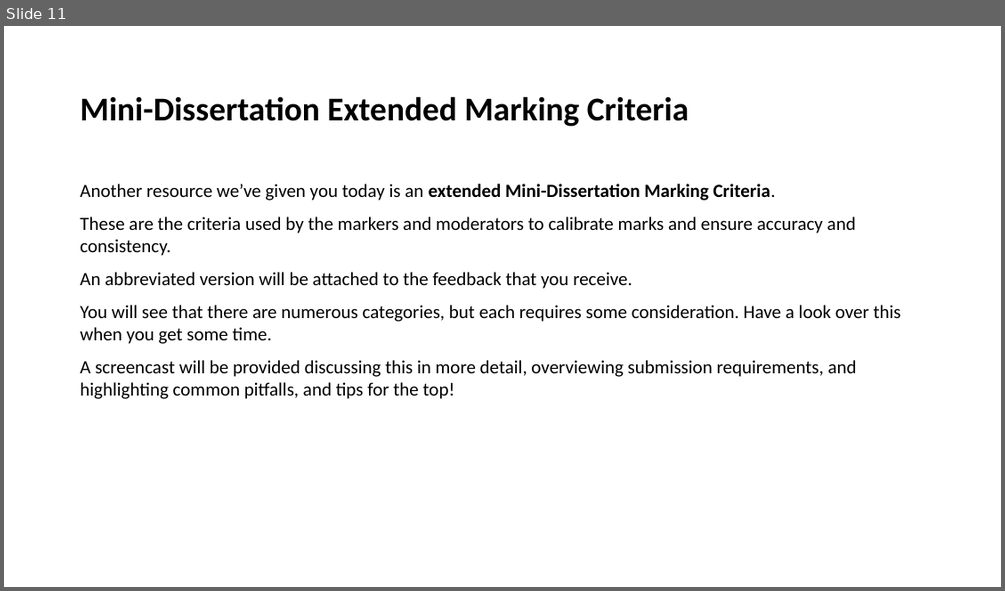
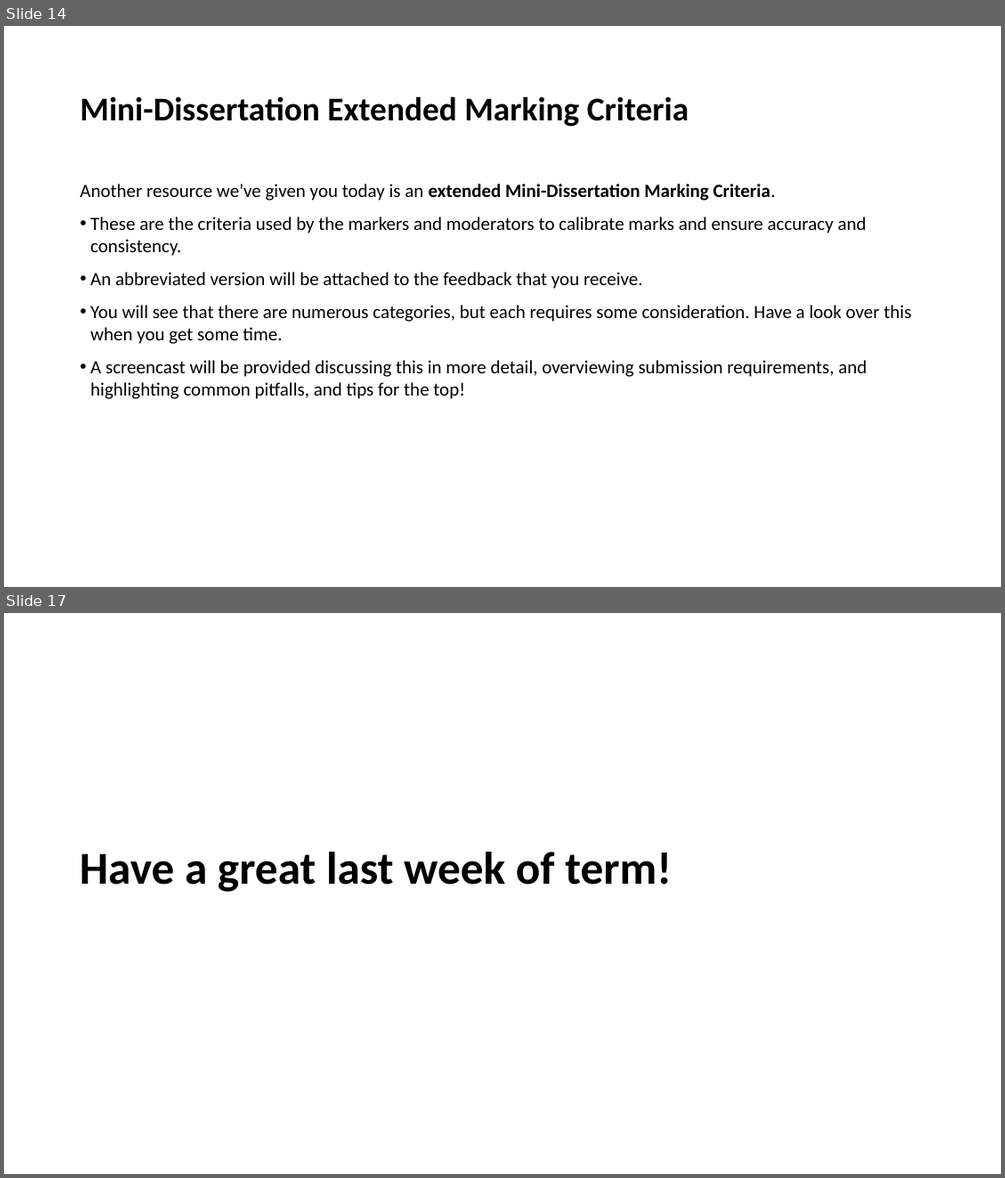
Before and after one commit to LittleMonkeyLab/PS52007Dslides, a slide deck: _site/lectures/Lecture10/Lecture10.pptx. Shown one above the other, each under a label of ours: slide 11 before the commit, slides 14 and 17 after it; the slides between them are not shown. The pictures are 1005x591 and 1005x1178 pixels, drawn with LibreOffice and Linux fonts; fonts in the diff are those of the drawing; background and template pictures are left out. Boxes give left, top, right and bottom in pixels: in the first picture for what was removed or moved away, otherwise in the second. Text is boxed around its words. In the diff, an @@ line names an element or a change of style, - is before the commit and + after.

```diff
--- a/_site/lectures/Lecture10/Lecture10.pptx
+++ b/_site/lectures/Lecture10/Lecture10.pptx
@@ slide 17 added at (4,613,1001,1174), background #FFFFFF @@
@@ title added at (80,852,672,892), 44 pt, text #000000, bold @@
+Have a great last week of term!
@@ what was slide 11 is now slide 14 @@
@@ slide 14 changed as well @@
@@ text at (90,216,911,399): bullet none to • @@
```
Also in this commit, not shown: 8 other slides changed, 5 other slides added, 10 other files.
